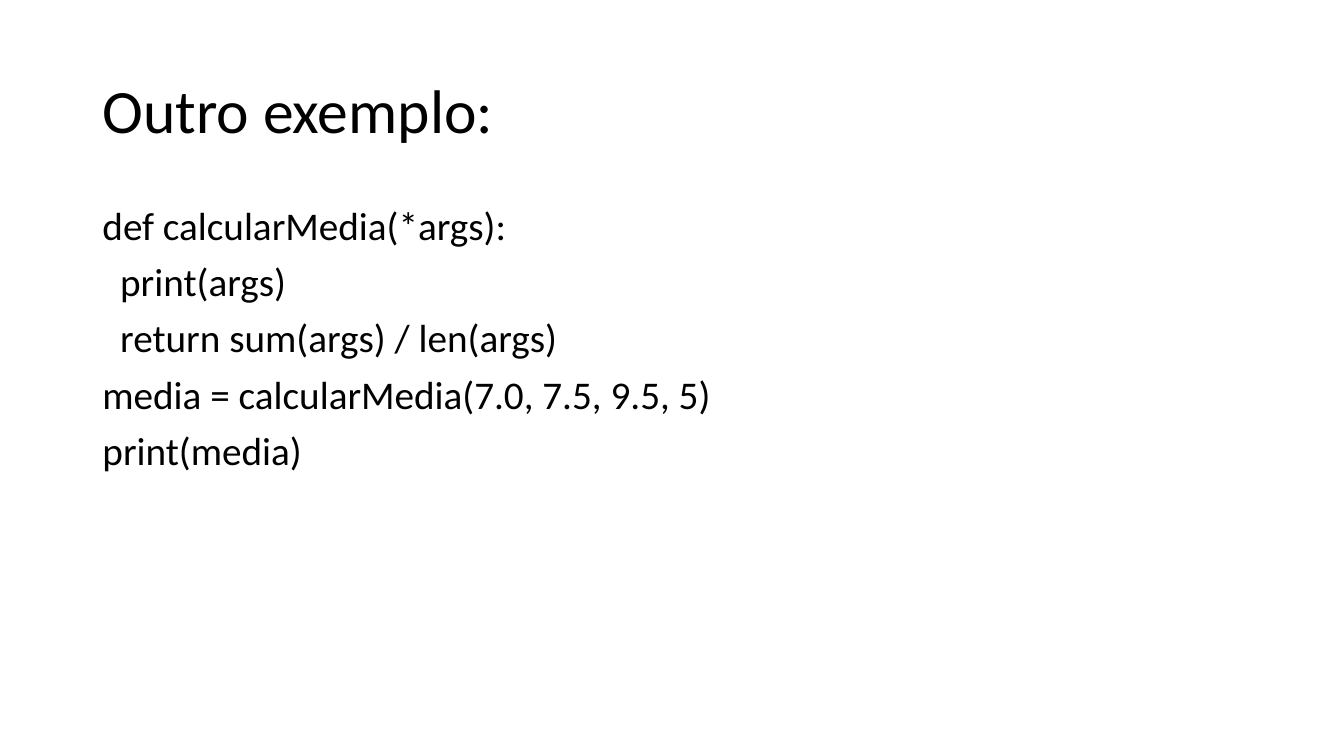
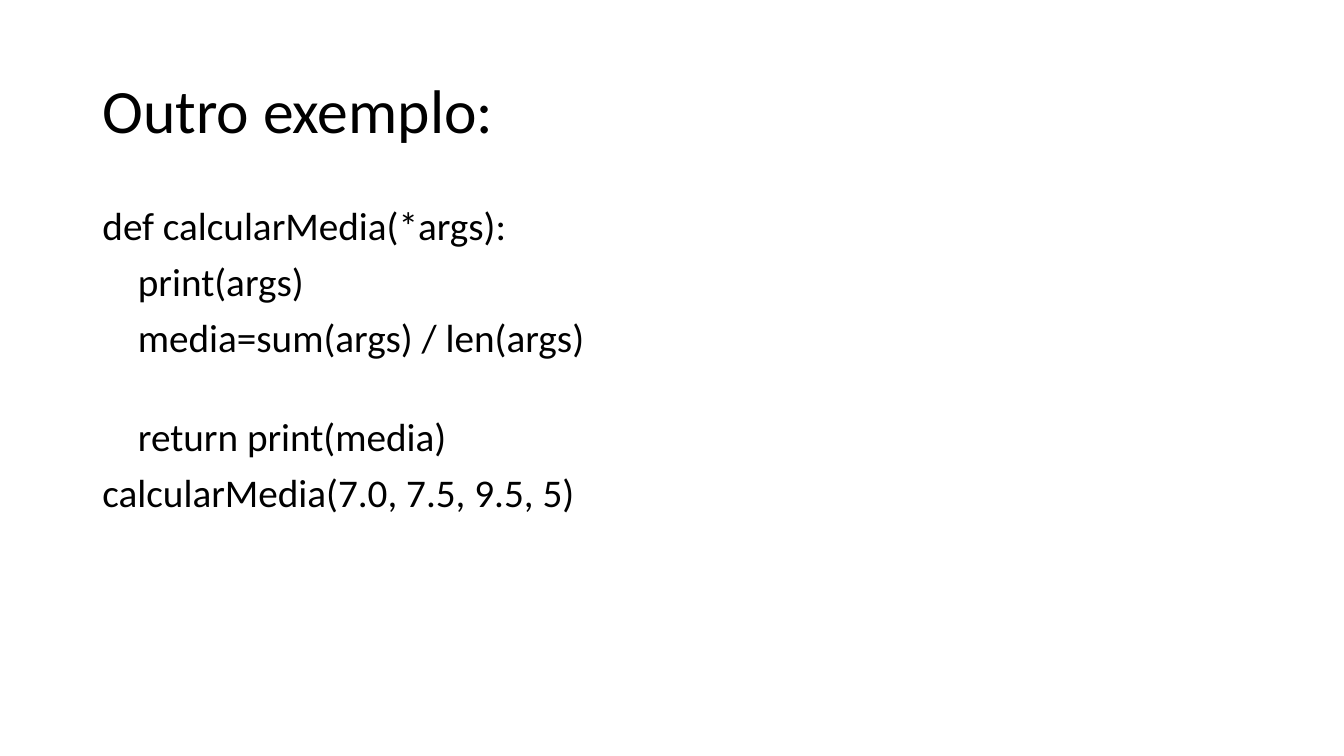
Before and after one commit to dourivaljunior/Curso-de-Python, a slide deck: slide 15 of CURSO DEV FULL STACK AULA 06.pptx. Drawn at 1344x756 pixels with LibreOffice and Linux fonts; fonts in the diff are those of the drawing. Boxes give left, top, right and bottom in pixels: in the first picture for what was removed or moved away, otherwise in the second. Text is boxed around its words. In the diff, an @@ line names an element or a change of style, - is before the commit and + after.

```diff
--- a/CURSO DEV FULL STACK AULA 06.pptx
+++ b/CURSO DEV FULL STACK AULA 06.pptx
@@ text at (102,323,584,512): text changed @@
-return sum(args) / len(args)
-media = calcularMedia(7.0, 7.5, 9.5, 5)
-print(media)
+media=sum(args) / len(args)
+return print(media)
+calcularMedia(7.0, 7.5, 9.5, 5)
```
Also in this commit, not shown: 2 other slides changed, 26 slides added, 1 slide removed, 1 other file.
